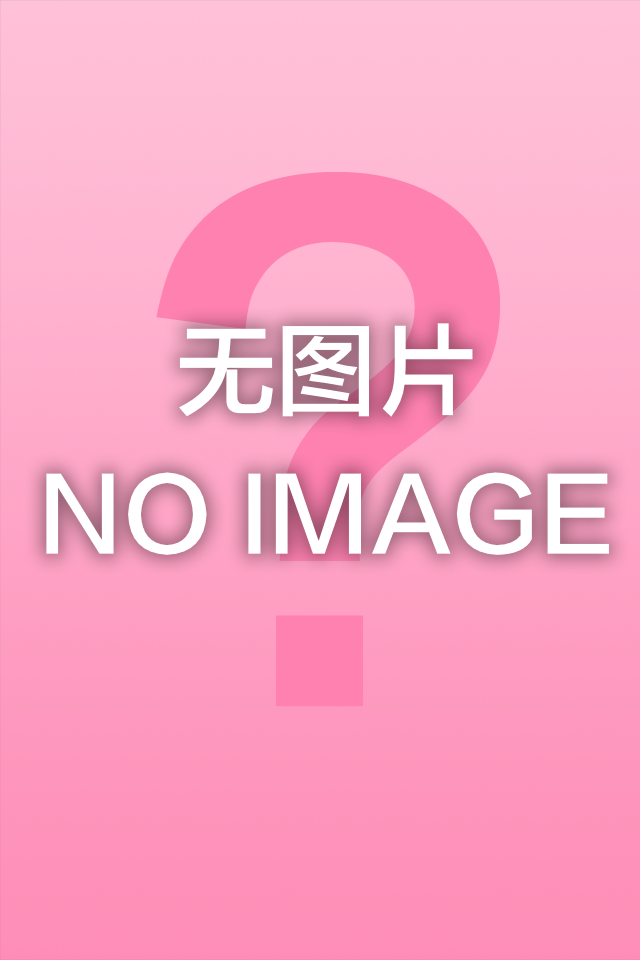
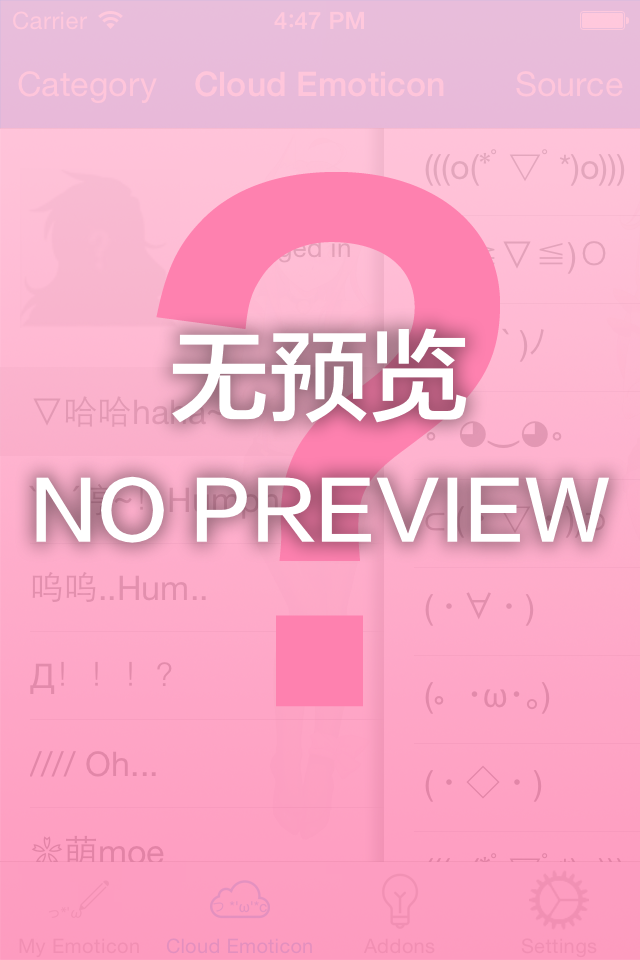
Comparing the layer stacks of the two (640, 960) images. Changes:
renamed "无图片 NO IMAGE" to "无预览 NO PREVIEW", painted on it over 36, 323, 609, 555
"图层 3": opacity 100% → 88% over 0, 0, 640, 960
hid "图层 2" over 0, 0, 640, 960
hid "图层 1 拷贝" over 0, 0, 640, 960
showed "图层 1" over 0, 0, 640, 960
